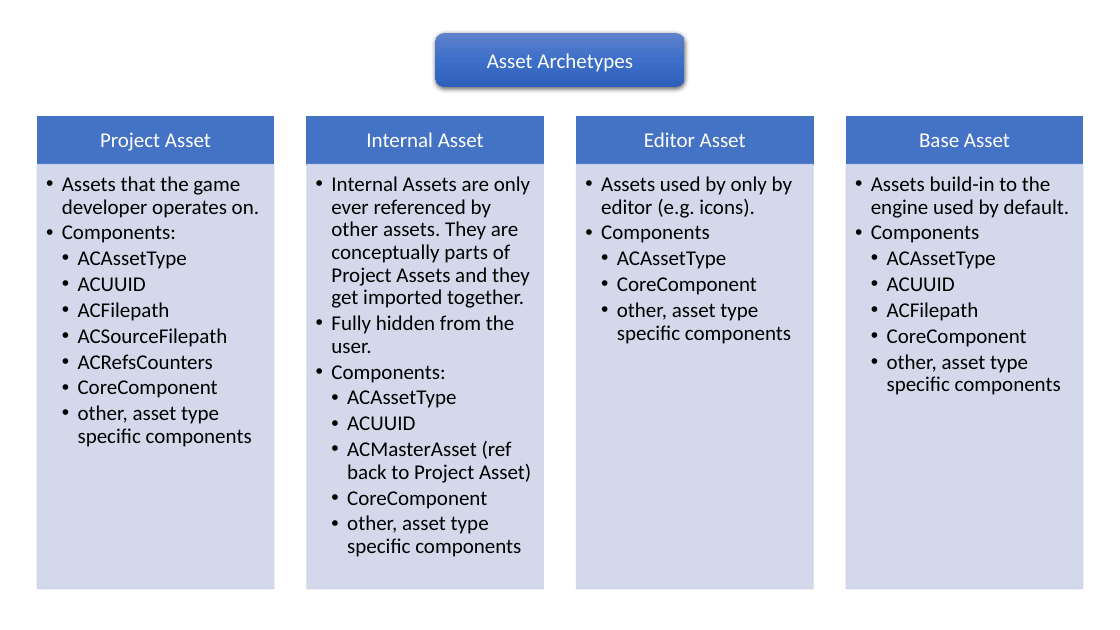
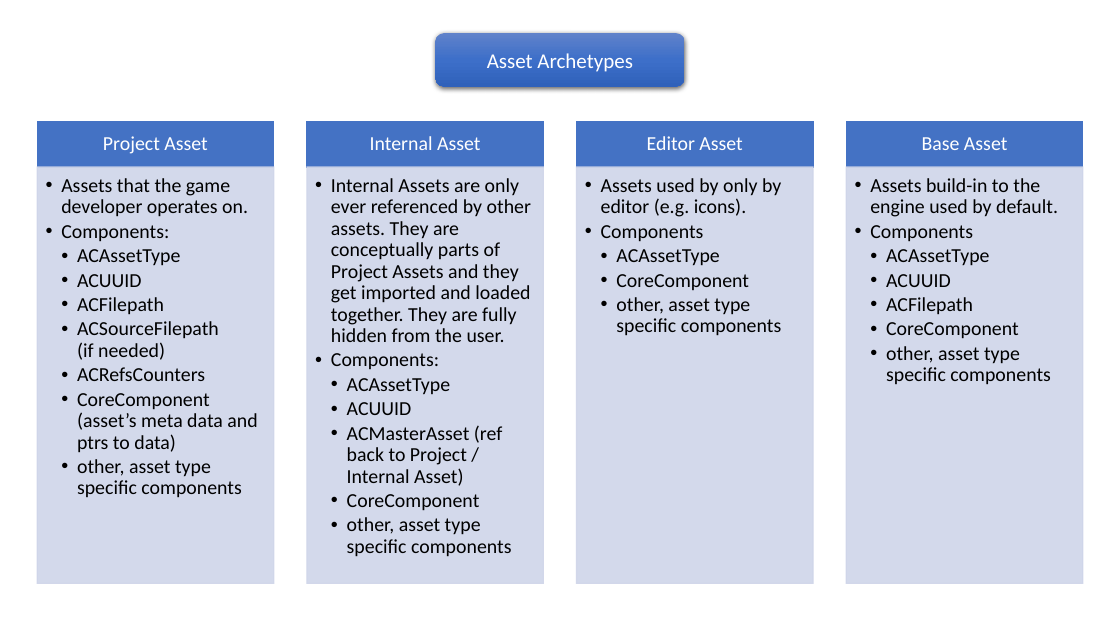
Before and after one commit to pawel-kaleta/FoolsEngine, a slide deck: slide 5 of Documentation/Asset Pipeline.pptx (slide 4 before the commit). Drawn at 1120x630 pixels with LibreOffice and Linux fonts; fonts in the diff are those of the drawing. Boxes give left, top, right and bottom in pixels: in the first picture for what was removed or moved away, otherwise in the second. Text is boxed around its words. In the diff, an @@ line names an element or a change of style, - is before the commit and + after.

```diff
--- a/Documentation/Asset Pipeline.pptx
+++ b/Documentation/Asset Pipeline.pptx
@@ size 18 to 17 pt in 6 elements at [601, 178, 781, 336], [870, 178, 1058, 385], [103, 136, 207, 154], [370, 136, 480, 150], [647, 136, 742, 150], [922, 137, 1007, 150] @@
@@ 4 rectangles: place and size @@
-4 rectangles at [37, 117, 1083, 165]
+4 rectangles at [37, 122, 1083, 167]
@@ rectangle: place and size @@
-rectangle at [37, 165, 274, 589]
+rectangle at [37, 167, 274, 584]
@@ text at [61, 178, 248, 498]: size 18 to 17 pt in "Assets that the game developer operates on.", "Components:", "ACAssetType", "ACUUID" and 3 more places @@
@@ rectangle: place and size @@
-rectangle at [307, 165, 544, 589]
+rectangle at [307, 167, 544, 584]
@@ text at [331, 178, 531, 342]: text changed; size 18 to 17 pt @@
-  • Internal Assets are only ever referenced by other assets. They are conceptually parts of Project Assets and they get imported together.
-  • Fully hidden from the user.
+  • Internal Assets are only ever referenced by other assets. They are conceptually parts of Project Assets and they get imported and loaded together. They are fully hidden from the user.
@@ rectangle: place and size @@
-rectangle at [576, 165, 813, 589]
+rectangle at [576, 167, 813, 584]
@@ rectangle: place and size @@
-rectangle at [846, 165, 1083, 589]
+rectangle at [846, 167, 1083, 584]
@@ text at [77, 321, 219, 360]: text changed; size 18 to 17 pt @@
-    • ACSourceFilepath
+    • ACSourceFilepath
+      (if needed)
@@ text at [331, 353, 511, 557]: size 18 to 17 pt in "Components:", "ACAssetType", "ACUUID", "CoreComponent" and 1 more places @@
@@ text at [77, 393, 257, 453]: text changed; size 18 to 17 pt @@
-    • CoreComponent
+    • CoreComponent
+      (asset’s meta data and ptrs to data)
@@ text at [347, 425, 502, 486]: text changed; size 18 to 17 pt @@
-    • ACMasterAsset (ref back to Project Asset)
+    • ACMasterAsset (ref back to Project / Internal Asset)
```
Also in this commit, not shown: 4 other slides changed, 1 slide added, 16 other files.
